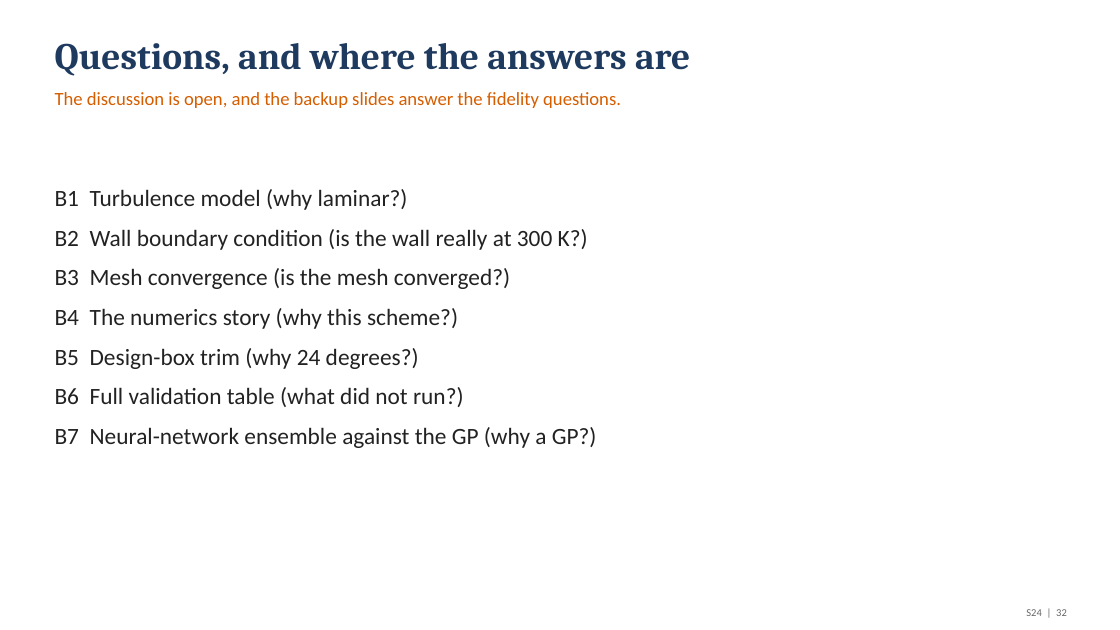
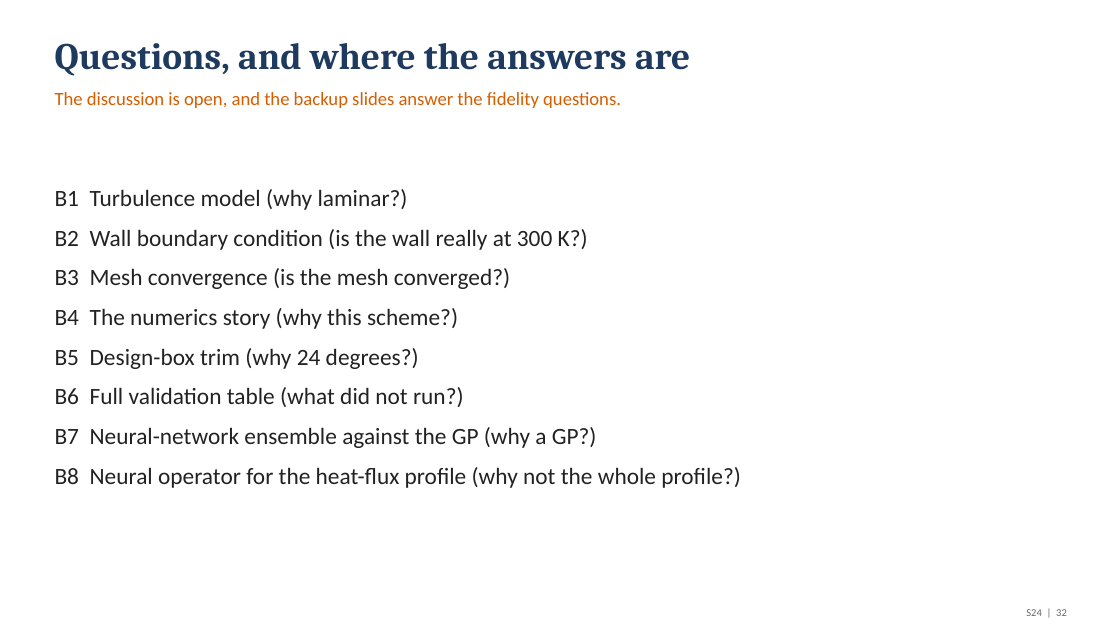
Before and after one commit to emarinhoss/ai-engineering, a slide deck: slide 32 of docs/talk/deck.pptx. Drawn at 1120x630 pixels with LibreOffice and Linux fonts; fonts in the diff are those of the drawing. Boxes give left, top, right and bottom in pixels: in the first picture for what was removed or moved away, otherwise in the second. Text is boxed around its words. In the diff, an @@ line names an element or a change of style, - is before the commit and + after.

```diff
--- a/docs/talk/deck.pptx
+++ b/docs/talk/deck.pptx
@@ text at (55, 467, 741, 488): paragraph added @@
+B8 Neural operator for the heat-flux profile (why not the whole profile?)
```
Also in this commit, not shown: 1 slide added, 13 other files.
